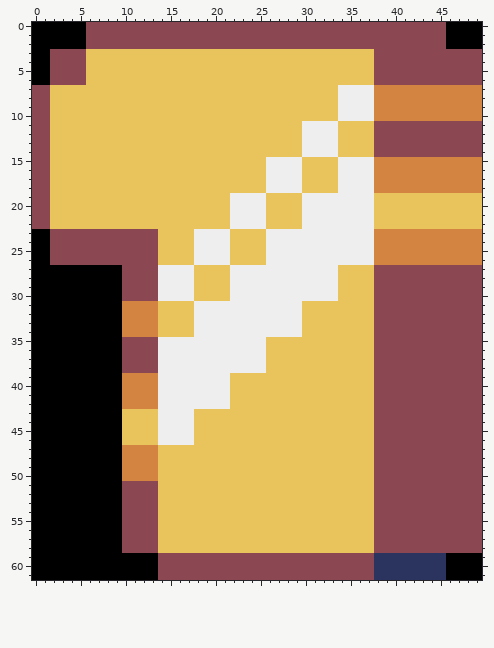
File history of a pixel-art sprite, ideas/trailer/assets/rank_1.png. This is how it looked before the edit.
The file is 50x62 pixels.
And afterwards:
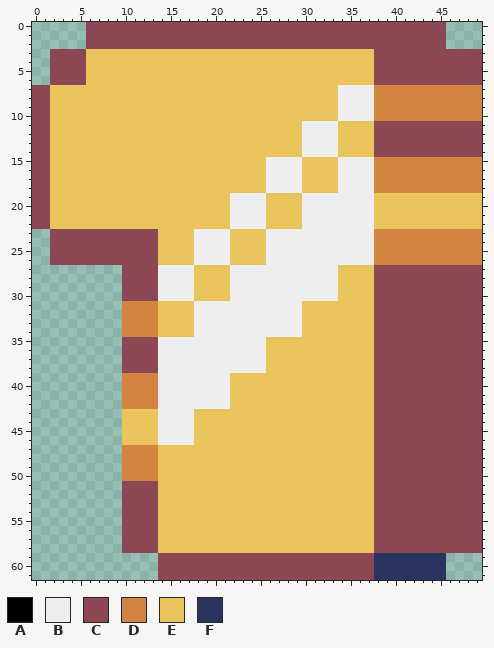
Palette (. is transparent): A #000000  B #eeeeee  C #8b4852  D #d38441  E #e9c35b  F #2b335f
The edit:
The author cleared colour A in rows 0 to 2 at x 0 to 5 and 46 to 49; in rows 3 to 6 at x 0 to 1; in rows 23 to 26 at x 0 to 1; in rows 27 to 58 at x 0 to 9; in rows 59 to 61 at x 0 to 13 and 46 to 49.
Changed places in both pictures, as pixel boxes (x1, y1, x2, y2):
erased: (32, 22, 86, 85)
erased: (446, 22, 482, 49)
erased: (32, 229, 158, 580)
erased: (446, 553, 482, 580)
